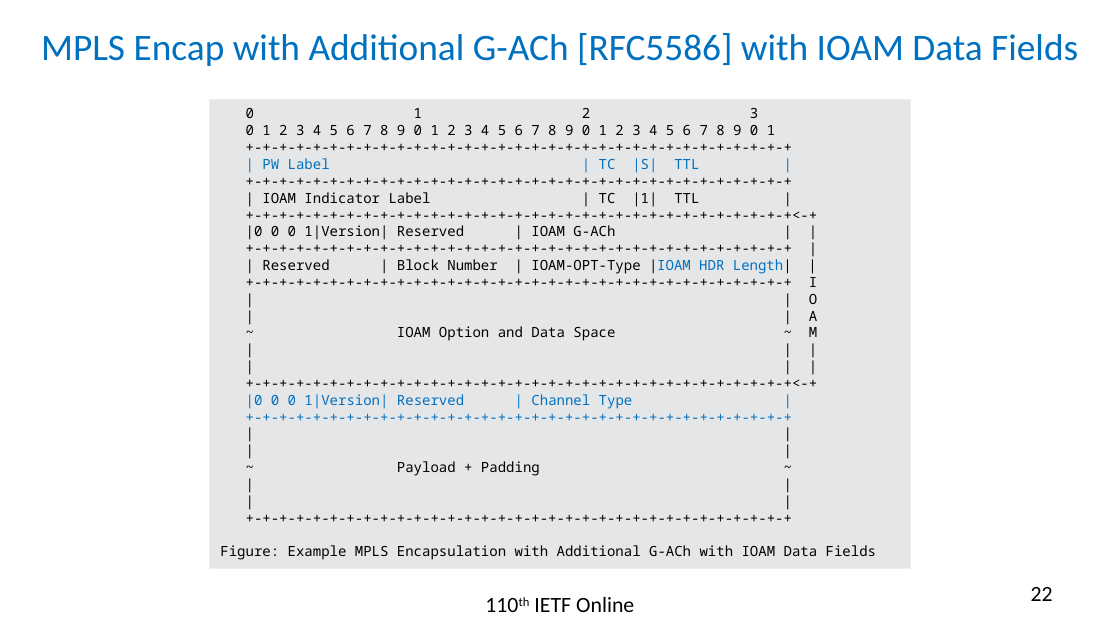
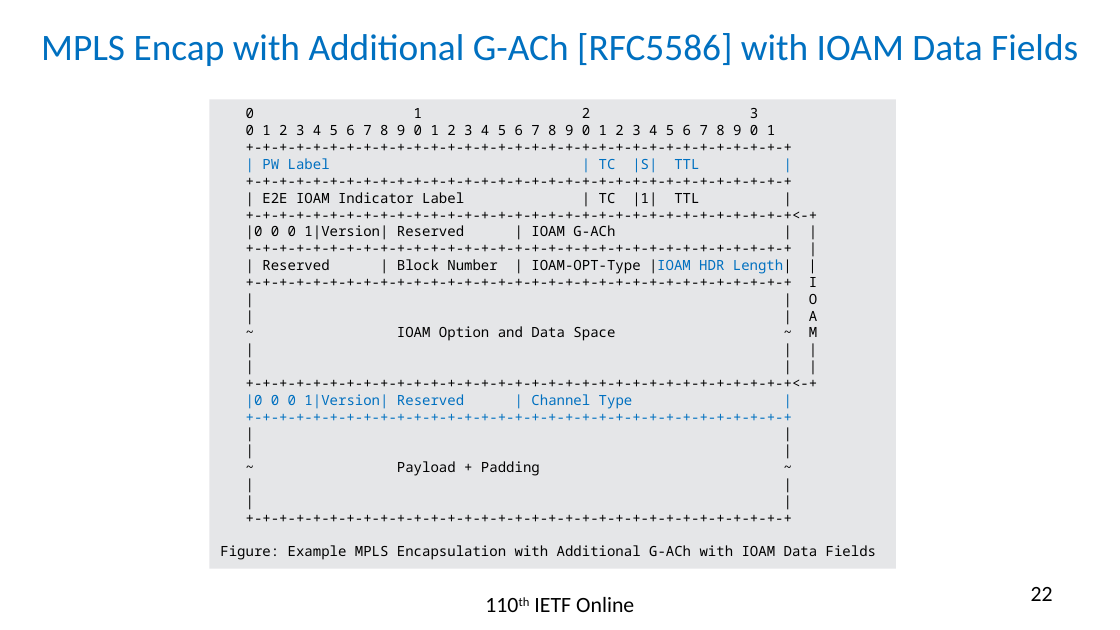
Before and after one commit to rakgandhi/ietf-slides, a slide deck: slide 22 of draft-gandhi-mpls-ioam-sr-06.pptx. Drawn at 1120x630 pixels with LibreOffice and Linux fonts; fonts in the diff are those of the drawing. Boxes give left, top, right and bottom in pixels: in the first picture for what was removed or moved away, otherwise in the second. Text is boxed around its words. In the diff, an @@ line names an element or a change of style, - is before the commit and + after.

```diff
--- a/draft-gandhi-mpls-ioam-sr-06.pptx
+++ b/draft-gandhi-mpls-ioam-sr-06.pptx
@@ rectangle "0 1 2 3": place and size @@
-rectangle "0 1 2 3" at [209,100,911,569]
+rectangle "0 1 2 3" at [209,100,896,569]
@@ text in rectangle at [262,192,699,207]: text changed @@
-| IOAM Indicator Label | TC |1| TTL |
+| E2E IOAM Indicator Label | TC |1| TTL |
```
Also in this commit, not shown: 3 other slides changed, 1 other file.
